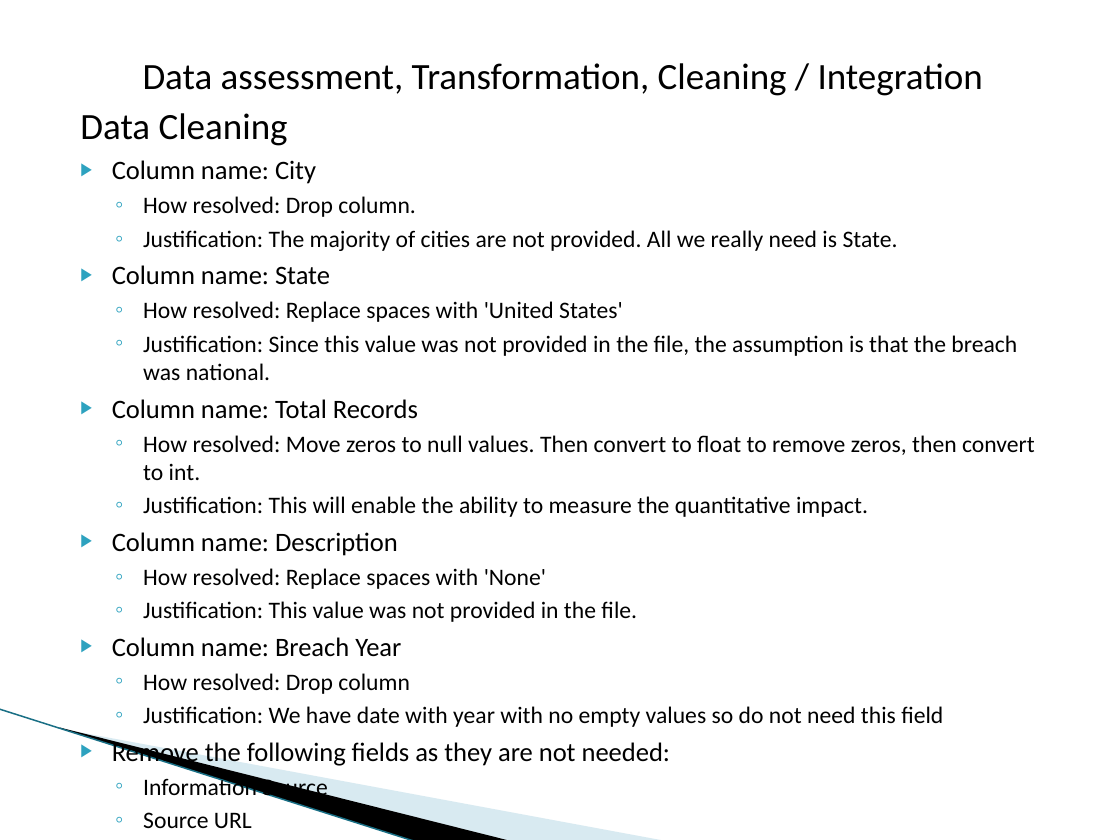
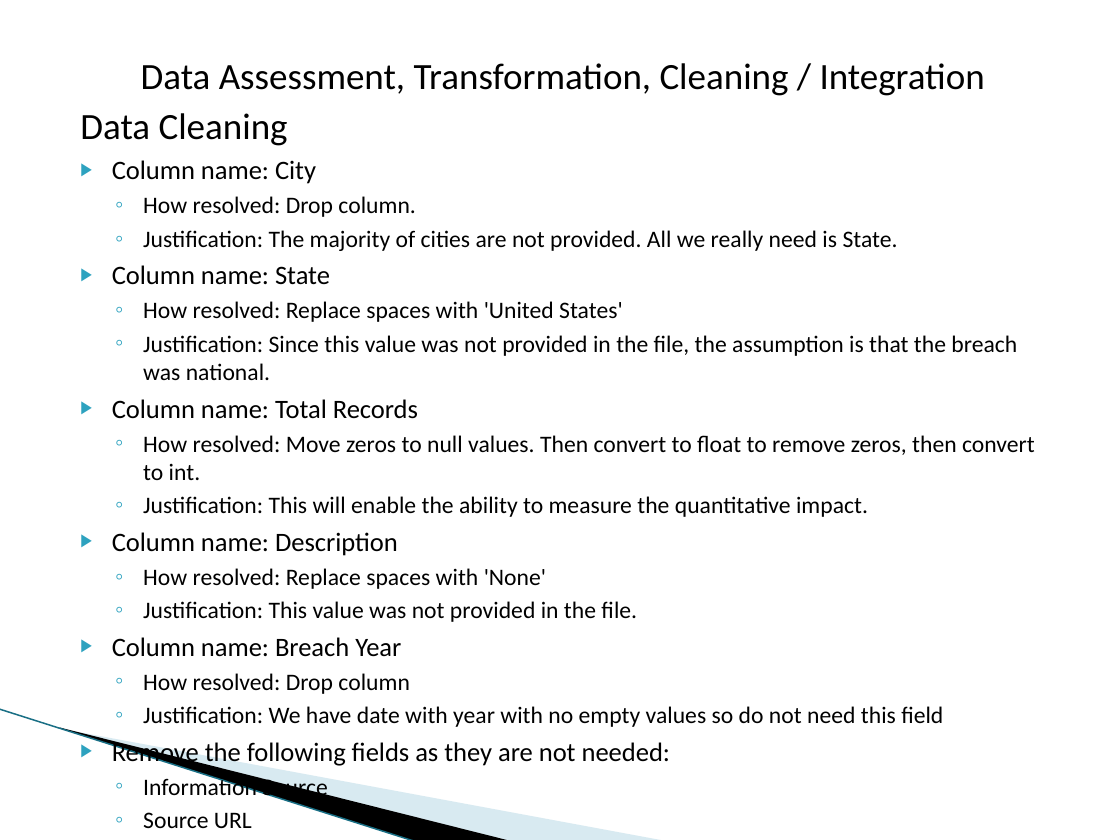
Before and after one commit to dmrod01/Capstone, a slide deck: slide 9 of Final Analysis - Data Capstone Project - Data Breaches.pptx. Drawn at 1120x840 pixels with LibreOffice and Linux fonts; fonts in the diff are those of the drawing; background and template pictures are left out. Boxes give left, top, right and bottom in pixels: in the first picture for what was removed or moved away, otherwise in the second. Text is boxed around its words. In the diff, an @@ line names an element or a change of style, - is before the commit and + after.

```diff
--- a/Final Analysis - Data Capstone Project - Data Breaches.pptx
+++ b/Final Analysis - Data Capstone Project - Data Breaches.pptx
@@ text at <box>141,63,985,96</box>: text changed @@
-Data assessment, Transformation, Cleaning / Integration
+Data Assessment, Transformation, Cleaning / Integration
```
Also in this commit, not shown: 1 other slide changed, 7 slides added, 1 other file.
